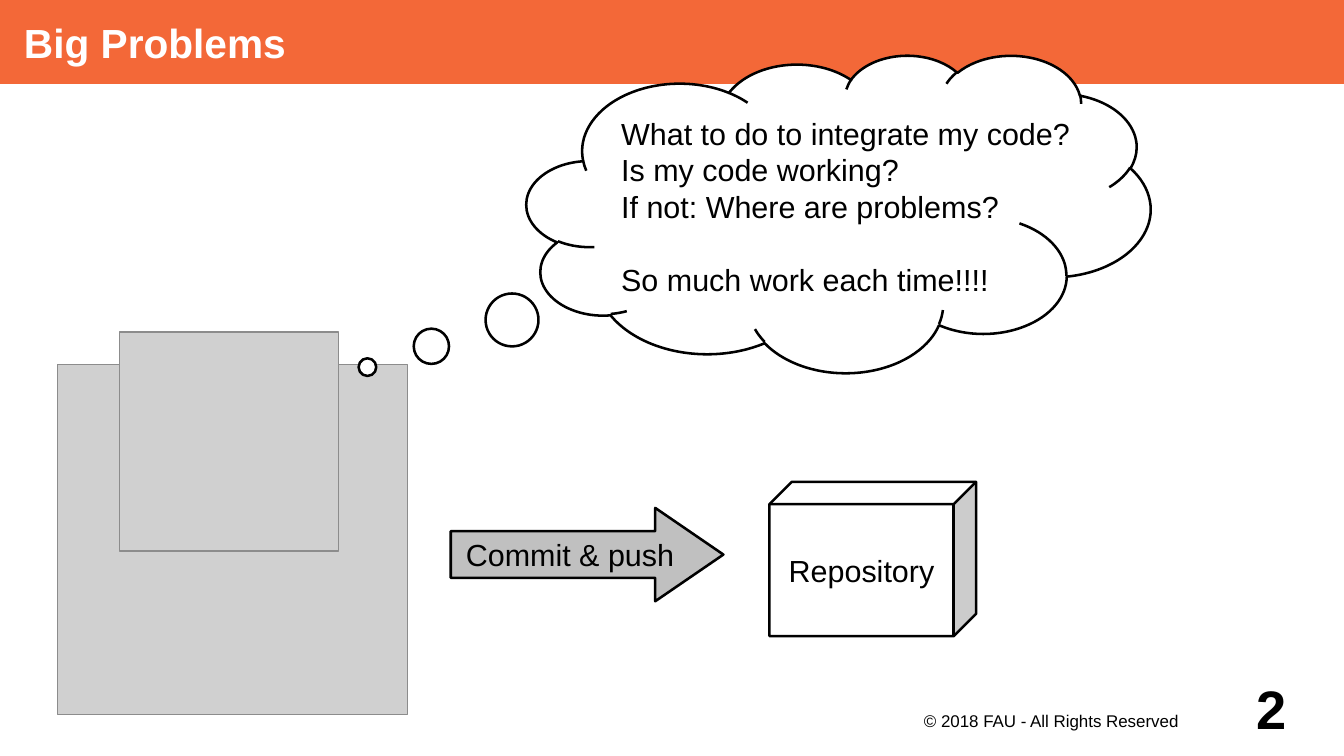
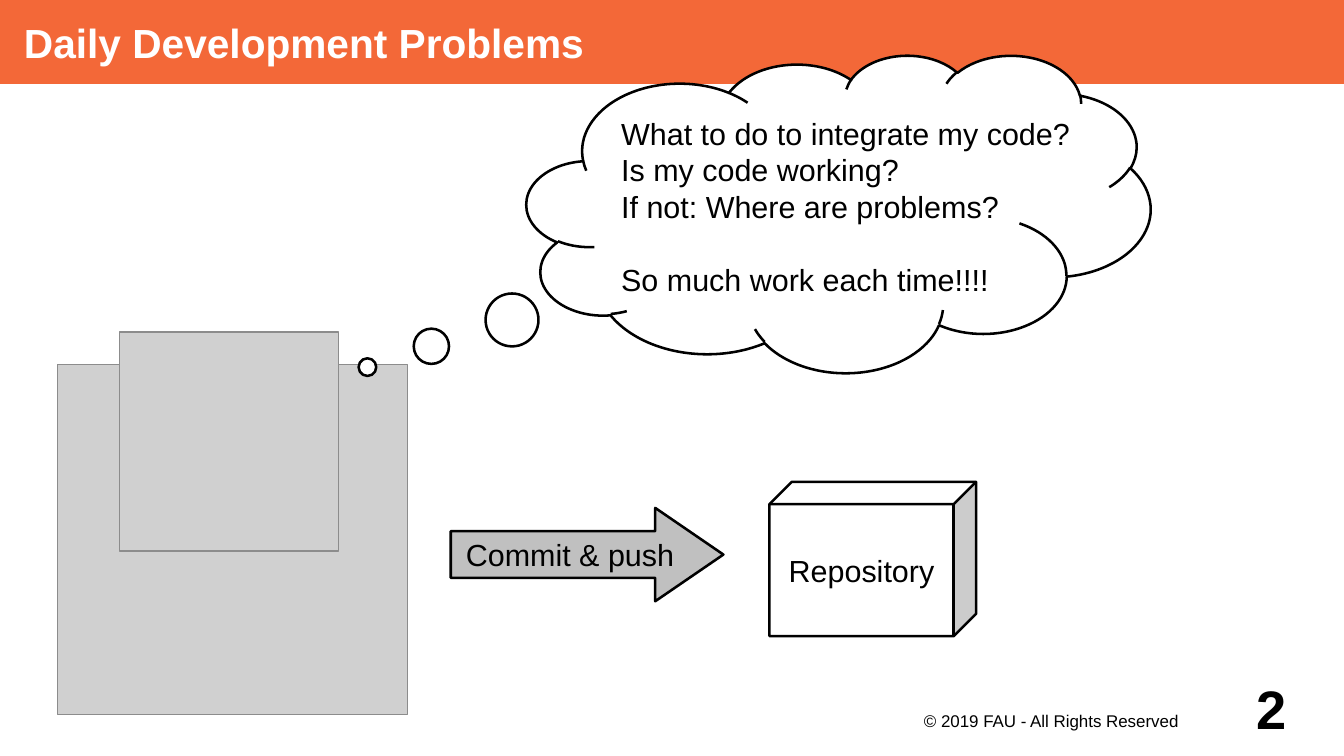
Before and after one commit to dirkriehle/adap-course, a slide deck: slide 2 of Lecture Slides/ADAP Z02 - Continuous Integration.odp. Drawn at 1344x756 pixels with LibreOffice and Linux fonts; fonts in the diff are those of the drawing; grey boxes stand for pictures. Boxes give left, top, right and bottom in pixels: in the first picture for what was removed or moved away, otherwise in the second. Text is boxed around its words. In the diff, an @@ line names an element or a change of style, - is before the commit and + after.

```diff
--- a/Lecture Slides/ADAP Z02 - Continuous Integration.odp
+++ b/Lecture Slides/ADAP Z02 - Continuous Integration.odp
@@ title at bbox=[24, 28, 584, 65]: text changed @@
-Big Problems
+Daily Development Problems
@@ text at bbox=[941, 714, 1178, 731]: text changed @@
-© 2018 FAU - All Rights Reserved
+© 2019 FAU - All Rights Reserved
```
Also in this commit, not shown: 8 other slides changed, 1 slide removed, 1 other file.
